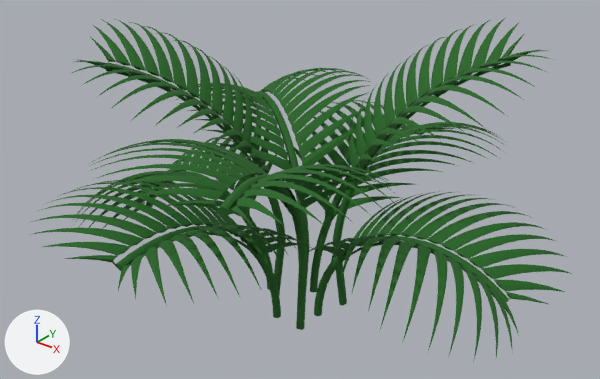
Renders of the FBX model Assets/models/plant1.FBX from each side of a commit.
The view is the same before and after, from a 50 mm lens placed at (0.556, -2.11, 1.146), pointed at (-0.288, -1.054, 0.491). Arrows for +X, +Y and +Z are at lower left; the lights stay in place. Where no turn or scale is listed for an object, it has been applied to the vertices. Vertices at the same position are counted once.
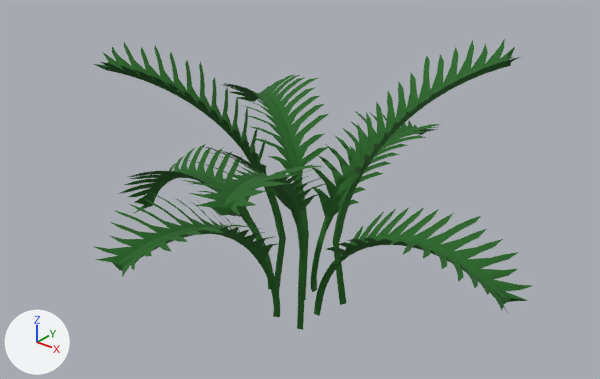
Boxes [x1, y1, x2, y2] around the edits, measured in the pictures (600 x 379 px):
'Cylinder002', reshaped (19% narrower, 36% shorter): before [303, 191, 572, 362]; after [314, 207, 532, 316]
'Cylinder003', reshaped (35% narrower, 11% shorter): before [29, 179, 317, 318]; after [93, 193, 280, 317]
'Cylinder007', reshaped (50% narrower): before [90, 139, 396, 330]; after [183, 146, 334, 329]
'Cylinder009', reshaped (16% narrower, 7% shorter): before [333, 19, 554, 306]; after [333, 39, 519, 305]
'Cylinder006', reshaped (11% narrower, 10% shorter): before [70, 19, 286, 295]; after [94, 42, 286, 291]
'Cylinder008', reshaped: before [172, 68, 370, 287]; after [219, 74, 329, 300]
'Cylinder005', reshaped (41% narrower): before [287, 100, 508, 292]; after [311, 111, 440, 292]
'Cylinder004', reshaped (25% narrower): before [69, 136, 277, 290]; after [118, 144, 273, 290]
part 1 of me_mesh_007, deleted (green): before [333, 19, 554, 306]
part 2 of me_mesh_004, deleted (green): before [70, 19, 286, 295]
part 3 of me_mesh_006, deleted (green): before [172, 68, 370, 287]
part 4 of me_mesh_001, deleted (green): before [29, 179, 317, 318]
part 5 of me_mesh, deleted (green): before [303, 191, 572, 362]
part 6 of me_mesh_003, deleted (green): before [287, 100, 508, 292]
part 7 of me_mesh_002, deleted (green): before [69, 136, 277, 290]
part 8 of me_mesh_005, deleted (green): before [90, 139, 396, 330]

Patch to the scene script:
```diff
--- a/Assets/models/plant1.FBX.py
+++ b/Assets/models/plant1.FBX.py
@@ me_mesh_005 @@
-me_mesh_005.from_pydata(...)  # 1248 vertices, 1212 faces; spans x -0.144..0.305, y -0.411..0.007, z -0.102..0.343
+me_mesh_005.from_pydata(...)  # 254 vertices, 477 faces; spans x -0.05..0.174, y -0.343..0.006, z -0.102..0.334
+# me_mesh_005 part 8: 994 vertices removed from x -0.144..0.305, y -0.411..0.007, z -0.102..0.343
 me_mesh_005.materials.append(mat_material__28)
@@ me_mesh_004 @@
-me_mesh_004.from_pydata(...)  # 1248 vertices, 1212 faces; spans x -0.351..0.066, y -0.335..0.091, z -0.105..0.414
+me_mesh_004.from_pydata(...)  # 254 vertices, 477 faces; spans x -0.251..0.02, y -0.235..0.032, z -0.105..0.393
+# me_mesh_004 part 2: 994 vertices removed from x -0.351..0.066, y -0.335..0.091, z -0.105..0.414
 me_mesh_004.materials.append(mat_material__28)
@@ me_mesh_006 @@
-me_mesh_006.from_pydata(...)  # 1248 vertices, 1212 faces; spans x -0.429..0.017, y -0.077..0.38, z -0.104..0.277
+me_mesh_006.from_pydata(...)  # 254 vertices, 477 faces; spans x -0.351..0.005, y -0.017..0.251, z -0.103..0.271
+# me_mesh_006 part 3: 994 vertices removed from x -0.429..0.017, y -0.077..0.38, z -0.104..0.277
 me_mesh_006.materials.append(mat_material__28)
@@ me_mesh_002 @@
-me_mesh_002.from_pydata(...)  # 1248 vertices, 1212 faces; spans x -0.404..0.008, y -0.213..0.249, z 0.0..0.226
+me_mesh_002.from_pydata(...)  # 254 vertices, 477 faces; spans x -0.376..0.007, y -0.092..0.11, z 0.0..0.218
+# me_mesh_002 part 7: 994 vertices removed from x -0.404..0.008, y -0.213..0.249, z 0.0..0.226
 me_mesh_002.materials.append(mat_material__28)
@@ me_mesh_001 @@
-me_mesh_001.from_pydata(...)  # 1248 vertices, 1212 faces; spans x -0.245..0.218, y -0.407..0.008, z 0.0..0.321
+me_mesh_001.from_pydata(...)  # 253 vertices, 475 faces; spans x -0.105..0.095, y -0.371..0.007, z 0.0..0.313
+# me_mesh_001 part 4: 995 vertices removed from x -0.245..0.218, y -0.407..0.008, z 0.0..0.321
 me_mesh_001.materials.append(mat_material__28)
@@ me_mesh_003 @@
-me_mesh_003.from_pydata(...)  # 1248 vertices, 1212 faces; spans x -0.21..0.251, y -0.008..0.421, z 0.0..0.297
+me_mesh_003.from_pydata(...)  # 253 vertices, 475 faces; spans x -0.089..0.111, y -0.007..0.384, z 0.0..0.289
+# me_mesh_003 part 6: 995 vertices removed from x -0.21..0.251, y -0.008..0.421, z 0.0..0.297
 me_mesh_003.materials.append(mat_material__28)
@@ me_mesh_007 @@
-me_mesh_007.from_pydata(...)  # 1248 vertices, 1212 faces; spans x -0.062..0.347, y -0.099..0.324, z -0.113..0.425
+me_mesh_007.from_pydata(...)  # 254 vertices, 477 faces; spans x -0.018..0.252, y -0.036..0.221, z -0.113..0.401
+# me_mesh_007 part 1: 994 vertices removed from x -0.062..0.347, y -0.099..0.324, z -0.113..0.425
 me_mesh_007.materials.append(mat_material__28)
@@ me_mesh @@
-me_mesh.from_pydata(...)  # 1248 vertices, 1212 faces; spans x -0.008..0.431, y -0.242..0.221, z 0.0..0.27
+me_mesh.from_pydata(...)  # 253 vertices, 475 faces; spans x -0.007..0.391, y -0.103..0.098, z 0.0..0.264
+# me_mesh part 5: 995 vertices removed from x -0.008..0.431, y -0.242..0.221, z 0.0..0.27
 me_mesh.materials.append(mat_material__28)
```
